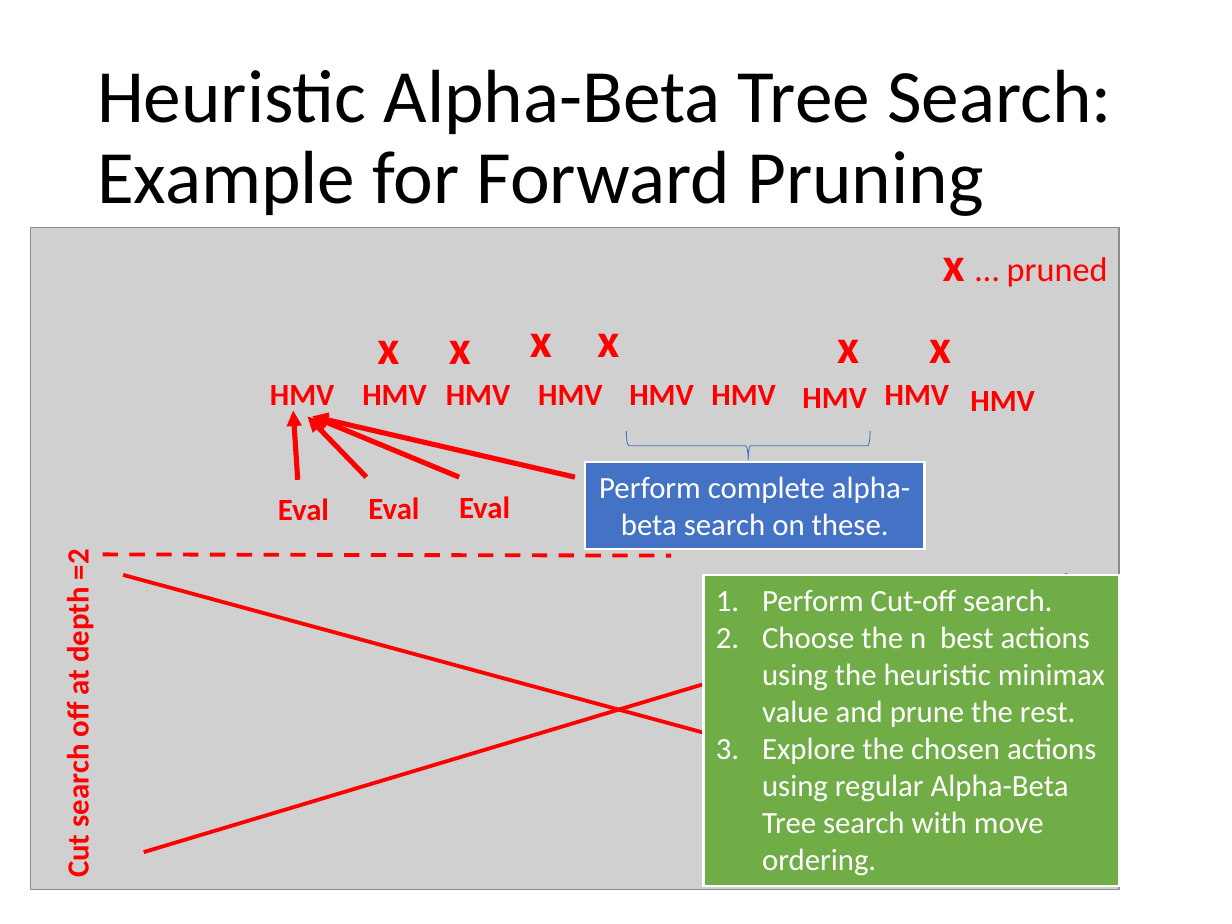
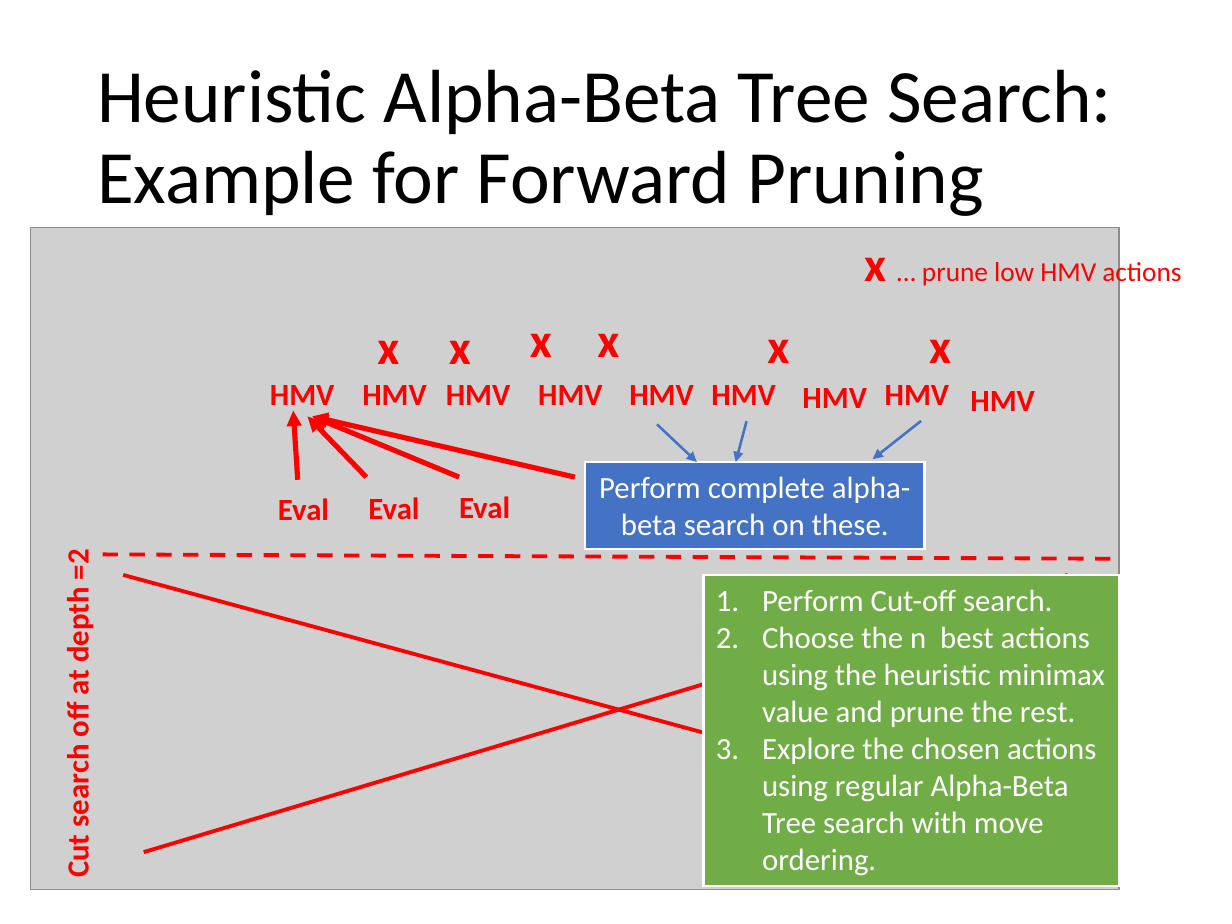
Before and after one commit to mhahsler/CS7320-AI, a slide deck: slide 29 of slides/05_games.pptx. Drawn at 1232x924 pixels with LibreOffice and Linux fonts; fonts in the diff are those of the drawing; grey boxes stand for pictures. Boxes give left, top, right and bottom in pixels: in the first picture for what was removed or moved away, otherwise in the second. Text is boxed around its words. In the diff, an @@ line names an element or a change of style, - is before the commit and + after.

```diff
--- a/slides/05_games.pptx
+++ b/slides/05_games.pptx
@@ text at (x1=864, y1=257, x2=1181, y2=287): text changed; size 20 to 16 pt @@
-x … pruned
+x … prune low HMV actions
@@ text "x" moved from (x1=837, y1=339, x2=859, y2=363) to (x1=767, y1=339, x2=789, y2=363) @@
@@ right brace removed at (x1=626, y1=431, x2=870, y2=461) @@
@@ arrow added from (657, 424) to (697, 462), #4472C4 1.5 pt @@
@@ arrow added from (747, 421) to (736, 462), #4472C4 1.5 pt @@
@@ arrow added from (922, 421) to (872, 460), #4472C4 1.5 pt @@
@@ line moved from (102, 554) - (671, 556) to (102, 554) - (1119, 559) @@
```
Also in this commit, not shown: 7 other slides changed, 1 other file.
